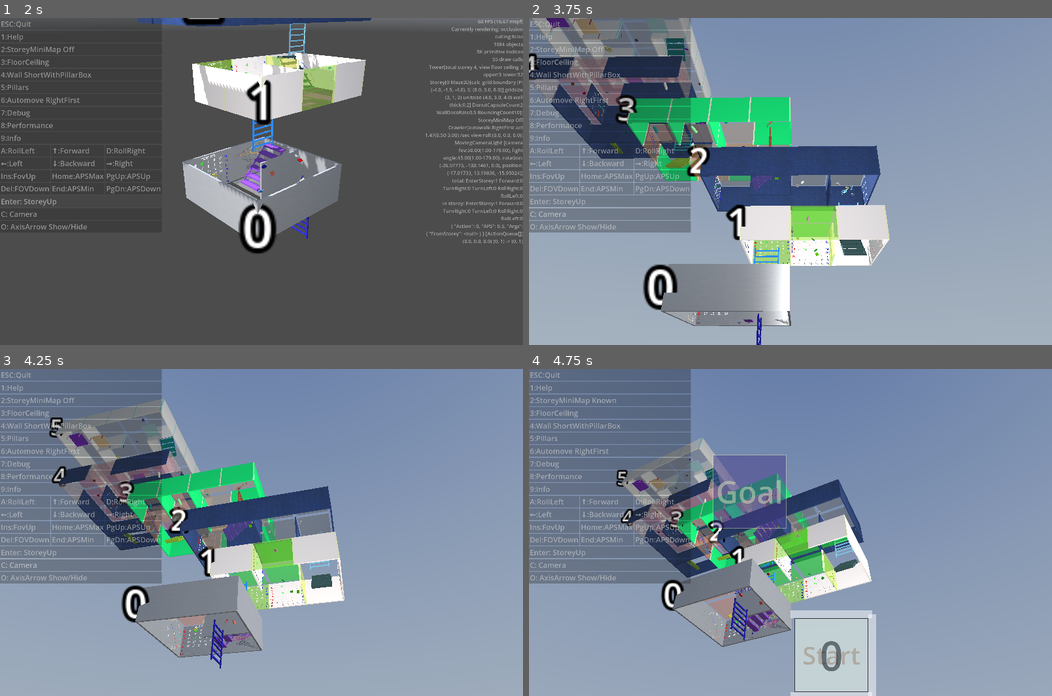
Above: before the commit, frames 1-4 (two rows, left to right).
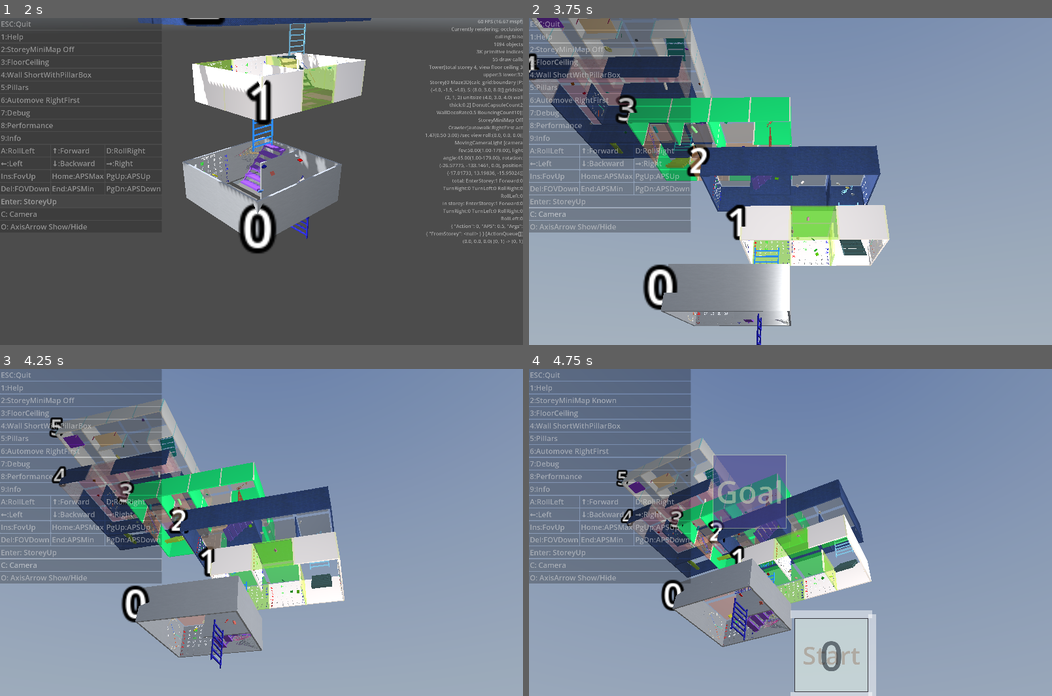
Above: after the commit, the same moments.

Repository: kasworld/gd4maze3d
Game: Godot game, scene res://main.tscn
Two runs of this game, one before a commit and one after it. Both use one fixed random seed, a clock stepped at 60 frames per second and the inputs below. A sky picture missing from this copy of the repository is replaced by a grey-blue gradient.
Inputs (mouse positions are in pixels of both pictures, inside the frame that each line leads up to):
- Up to frame 1 (2 s): click "Enter: StoreyUp" at 0.5 s; click "Enter: StoreyUp" at 1.25 s
- Up to frame 2 (3.75 s): tap Enter at 2 s; move the mouse to (905, 165) at 2.02 s; hold Right 2.03-2.78 s; tap Q at 2.1 s; click (905, 165) at 2.17 s; move the mouse to (685, 197) at 2.77 s; hold Down 2.78-3.53 s; tap E at 2.85 s; move the mouse to (842, 109) at 3.52 s; hold Right from 3.53 s (still down); tap 1 at 3.6 s
- Up to frame 3 (4.25 s): keep holding Right
- Up to frame 4 (4.75 s): move the mouse to (764, 597) at 4.27 s; release Right at 4.28 s; hold Up from 4.28 s (still down); tap 2 at 4.35 s; click (764, 597) at 4.42 s

Frame 1 is identical in both runs. In frame 2, 0.4% of the frame differs, in the area x 1-27%, y 0-20%; in frame 3, 0.3%; in frame 4, 0.2%.

Commit message:
update add_table4leg

Diff:
--- a/storey/storey.gd
+++ b/storey/storey.gd
@@ -162,9 +162,10 @@
 	var unit_size := maze3d.calc_grid.unit_size
 	for posi in posi_list:
 		var t4l :Table4Leg = preload("res://table_4_leg/table_4_leg.tscn").instantiate()
+		var thick := unit_size.y/50
 		t4l.init(
-			Vector3(unit_size.x/2,unit_size.y/50,unit_size.z/2),
-			Vector3(unit_size.x/50,unit_size.y/4,unit_size.z/50),
+			Vector3(unit_size.x/2 * randfn(1,0.5), thick, unit_size.z/2 * randfn(1,0.5)),
+			Vector3(thick,unit_size.y/4 * randfn(1,0.5), thick),
 			RandomColorIter.get_and_next(),RandomColorIter.get_and_next())
 		add_child(t4l)
 		var aabb := maze3d.calc_grid.cell_aabb_by_posi( Vector3i(posi.x, 0, posi.y) )
